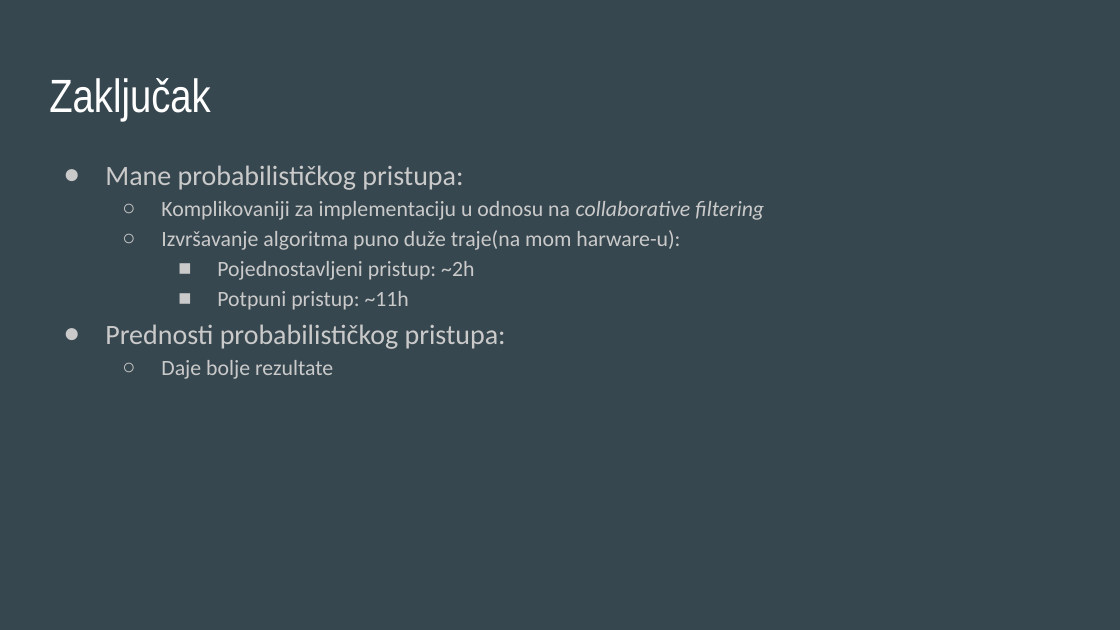
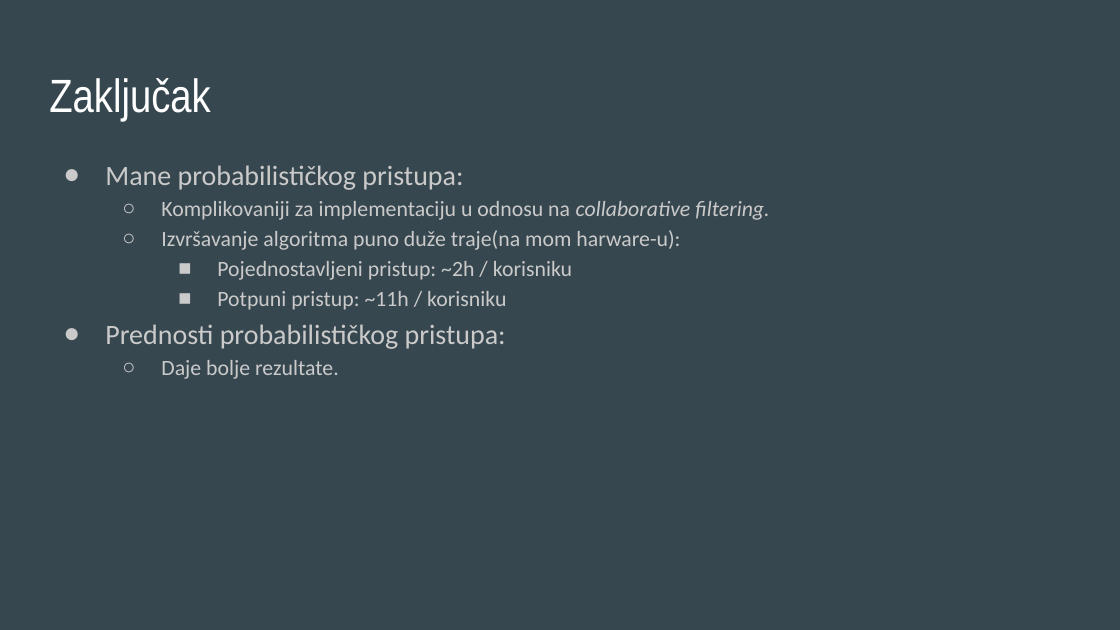
Before and after one commit to svetozarstojkovic/movie-recommender-probabilistic, a slide deck: slide 15 of prezentacija/Sistem za preporuku zasnovan na probabilističkom pristupu.pptx. Drawn at 1120x630 pixels with LibreOffice and Linux fonts; fonts in the diff are those of the drawing. Boxes give left, top, right and bottom in pixels: in the first picture for what was removed or moved away, otherwise in the second. Text is boxed around its words. In the diff, an @@ line names an element or a change of style, - is before the commit and + after.

```diff
--- a/prezentacija/Sistem za preporuku zasnovan na probabilističkom pristupu.pptx
+++ b/prezentacija/Sistem za preporuku zasnovan na probabilističkom pristupu.pptx
@@ text at (161,201,769,220): text changed @@
-  ○ Komplikovaniji za implementaciju u odnosu na collaborative filtering
+  ○ Komplikovaniji za implementaciju u odnosu na collaborative filtering.
@@ text at (217,261,572,310): text changed @@
-    ■ Pojednostavljeni pristup: ~2h
-    ■ Potpuni pristup: ~11h
+    ■ Pojednostavljeni pristup: ~2h / korisniku
+    ■ Potpuni pristup: ~11h / korisniku
@@ text at (161,360,339,379): text changed @@
-  ○ Daje bolje rezultate
+  ○ Daje bolje rezultate.
```
Also in this commit, not shown: 8 other slides changed.
